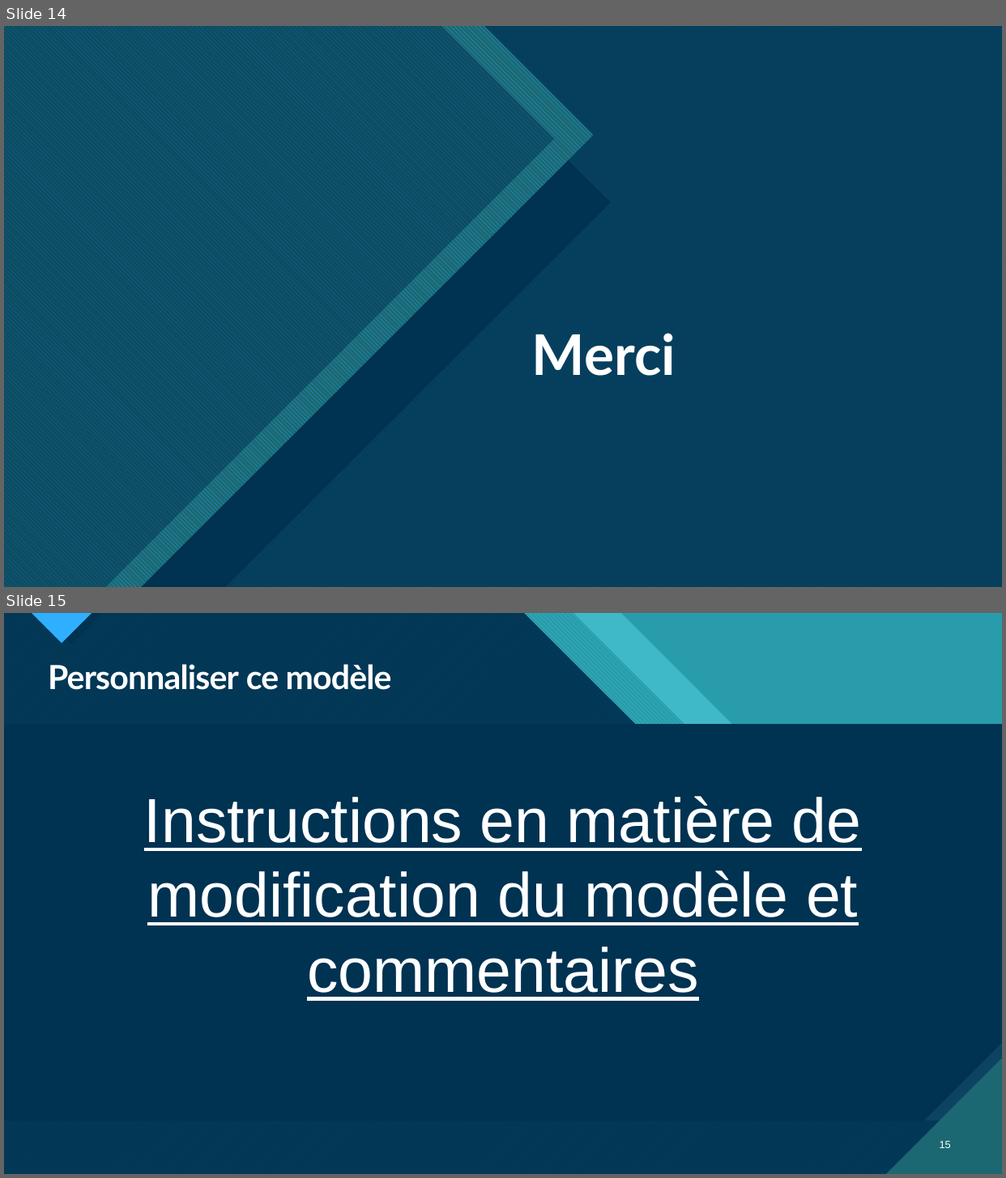
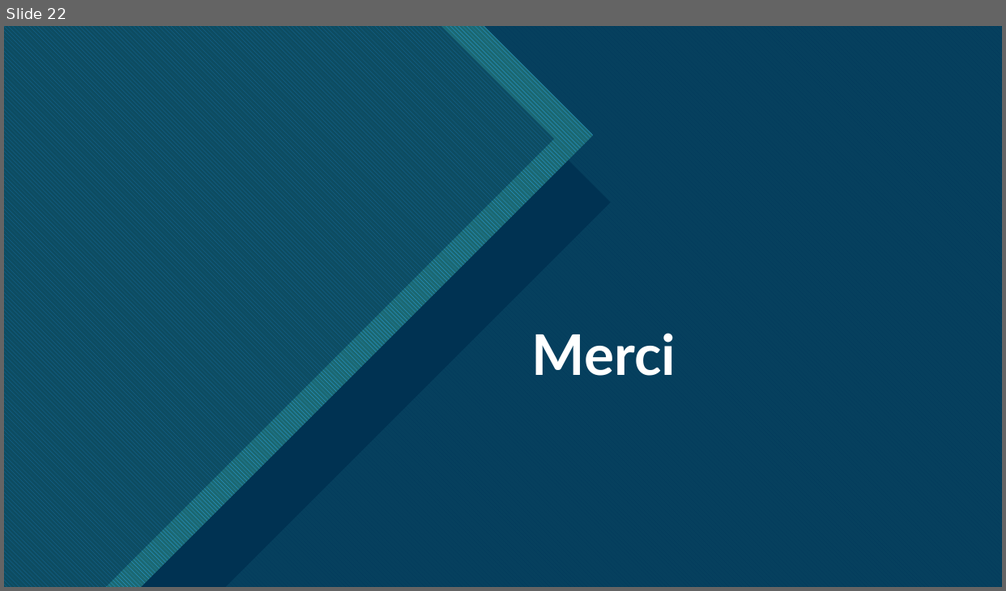
Before and after one commit to MisterSCO/dossier_projet, a slide deck: ressources/Soutenance.pptx. Shown one above the other, each under a label of ours: slides 14 and 15 before the commit, slide 22 after it. The pictures are 1006x1178 and 1006x591 pixels, drawn with LibreOffice and Linux fonts; fonts in the diff are those of the drawing. Boxes give left, top, right and bottom in pixels: in the first picture for what was removed or moved away, otherwise in the second. Text is boxed around its words. In the diff, an @@ line names an element or a change of style, - is before the commit and + after.

```diff
--- a/ressources/Soutenance.pptx
+++ b/ressources/Soutenance.pptx
@@ slide 15 removed at bbox=[4, 613, 1002, 1174], background #47C3D3; not listed: 13 template elements that a slide beside it also shows @@
@@ rectangle removed at bbox=[4, 613, 1002, 1174] @@
@@ rectangle removed at bbox=[4, 613, 1002, 1174] @@
@@ freeform shape removed at bbox=[4, 613, 1002, 1174] @@
@@ freeform shape removed at bbox=[4, 613, 1002, 1174] @@
@@ freeform shape removed at bbox=[4, 613, 1002, 1174] @@
@@ title removed at bbox=[48, 664, 392, 690] @@
-Personnaliser ce modèle
@@ text removed at bbox=[144, 796, 862, 1001] @@
-Instructions en matière de modification du modèle et commentaires
@@ page number removed at bbox=[940, 1141, 951, 1148] @@
-15
@@ what was slide 14 is now slide 22 @@
```
Also in this commit, not shown: 2 slides changed, 18 slides added, 10 other slides removed, 44 other files.
